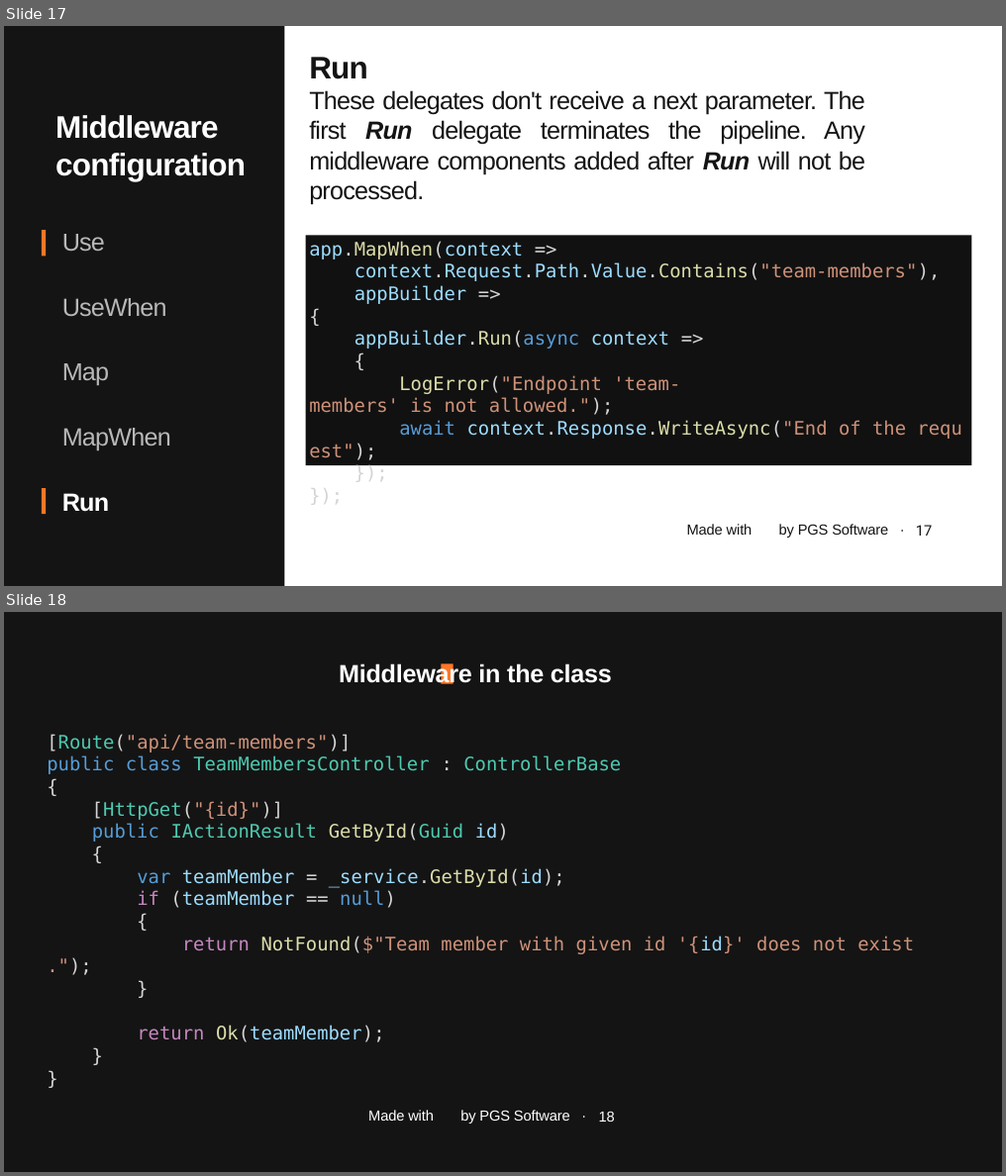
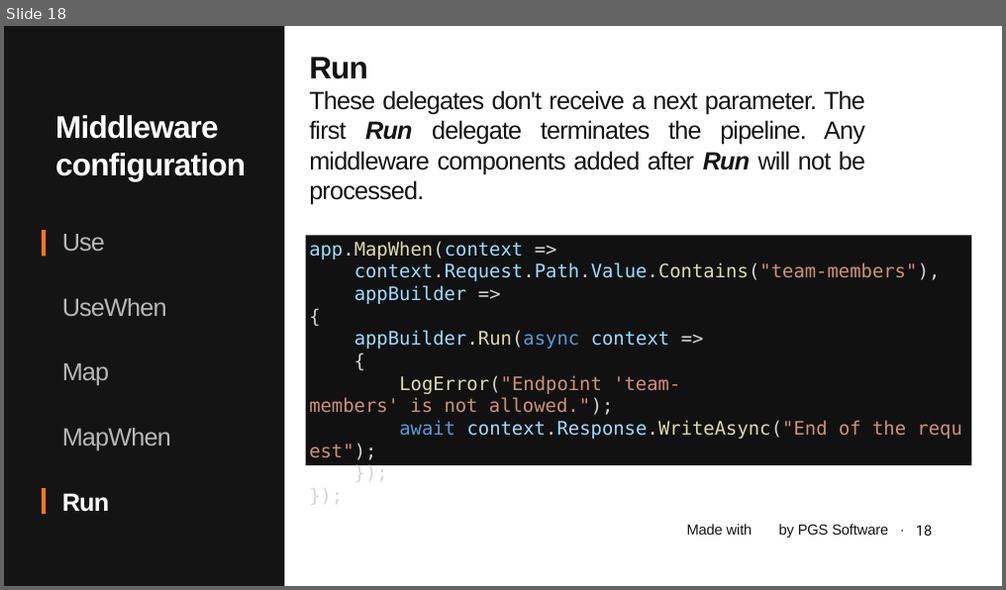
Before and after one commit to januszmarcinik/.NET-getting-started, a slide deck: PGS SharpDev.pptx. Shown one above the other, each under a label of ours: slides 17 and 18 before the commit, slide 18 after it. The pictures are 1006x1176 and 1006x590 pixels, drawn with LibreOffice and Linux fonts; fonts in the diff are those of the drawing; background and template pictures are left out. Boxes give left, top, right and bottom in pixels: in the first picture for what was removed or moved away, otherwise in the second. Text is boxed around its words. In the diff, an @@ line names an element or a change of style, - is before the commit and + after.

Commit message:
Move ExceptionHandlerMiddleware to extension method as configuration

```diff
--- a/PGS SharpDev.pptx
+++ b/PGS SharpDev.pptx
@@ slide 18 removed at [4, 612, 1002, 1172], background #141414 @@
@@ text removed at [339, 663, 612, 684] @@
-Middleware in the class
@@ text removed at [47, 734, 914, 1043] @@
-[Route("api/team-members")]
-public class TeamMembersController : ControllerBase
-{
-[HttpGet("{id}")]
-public IActionResult GetById(Guid id)
-{
-var teamMember = _service.GetById(id);
-if (teamMember == null)
-{
-return NotFound($"Team member with given id '{id}' does not exist.");
-}
-return Ok(teamMember);
-}
-}
@@ text removed at [368, 1110, 570, 1124] @@
-Made with by PGS Software ·
@@ page number removed at [599, 1111, 615, 1122] @@
-18
@@ what was slide 17 is now slide 18 @@
@@ page number at [916, 525, 933, 536]: text changed @@
-17
+18
```
Also in this commit, not shown: 3 slides added, 2 other slides removed, 3 other files.
